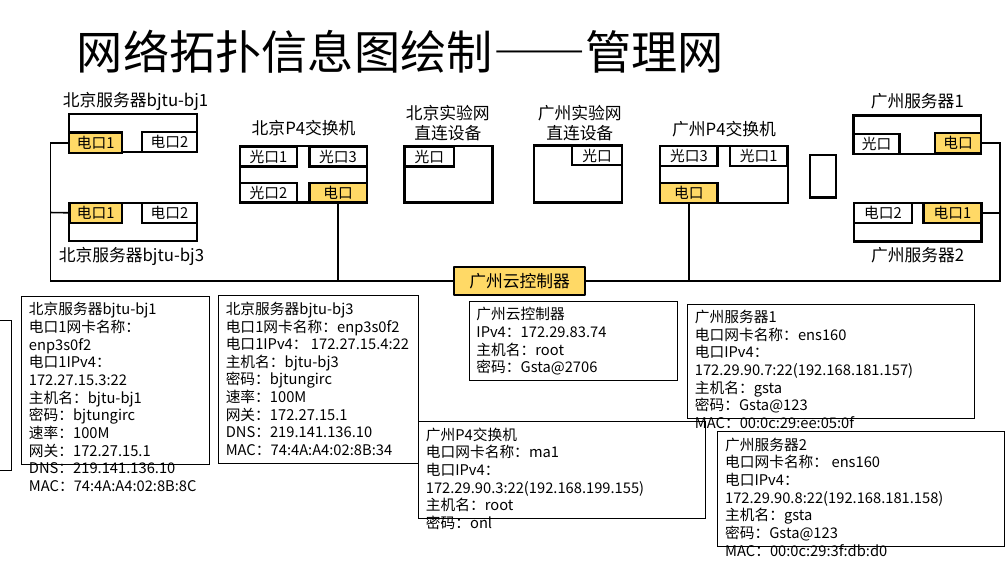
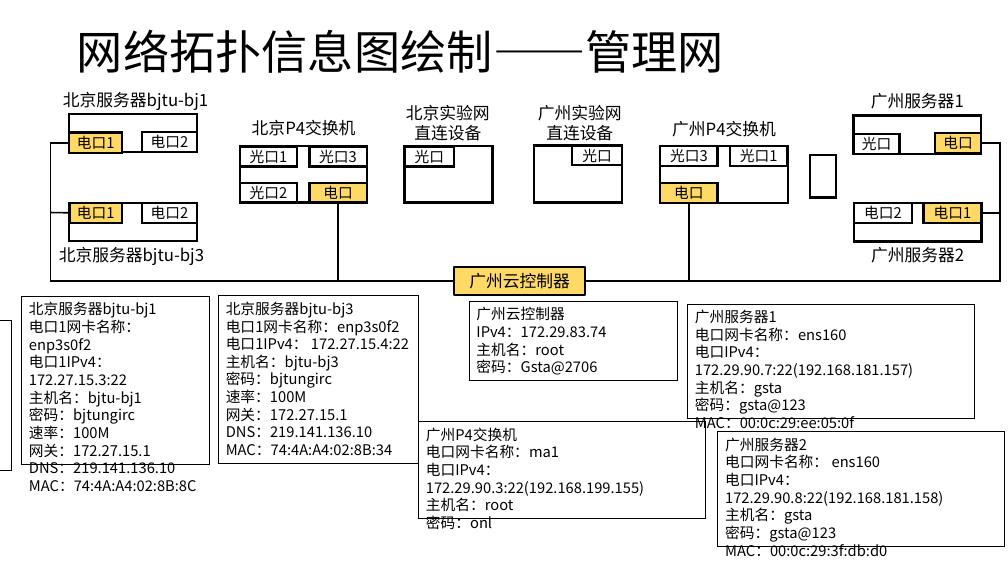
Before and after one commit to pdlo/ChinaTelecomDetNetDemo, a slide deck: slide 2 of version 3/03 最终版v1/电信业务网拉通实验.pptx. Drawn at 1008x567 pixels with LibreOffice and Linux fonts; fonts in the diff are those of the drawing. Boxes give left, top, right and bottom in pixels: in the first picture for what was removed or moved away, otherwise in the second. Text is boxed around its words. In the diff, an @@ line names an element or a change of style, - is before the commit and + after.

```diff
--- a/version 3/03 最终版v1/电信业务网拉通实验.pptx
+++ b/version 3/03 最终版v1/电信业务网拉通实验.pptx
@@ text in rectangle at [695,396,806,414]: text changed @@
-密码：Gsta@123
+密码：gsta@123
@@ text in rectangle at [725,523,836,542]: text changed @@
-密码：Gsta@123
+密码：gsta@123
```
Also in this commit, not shown: 6 other files.
